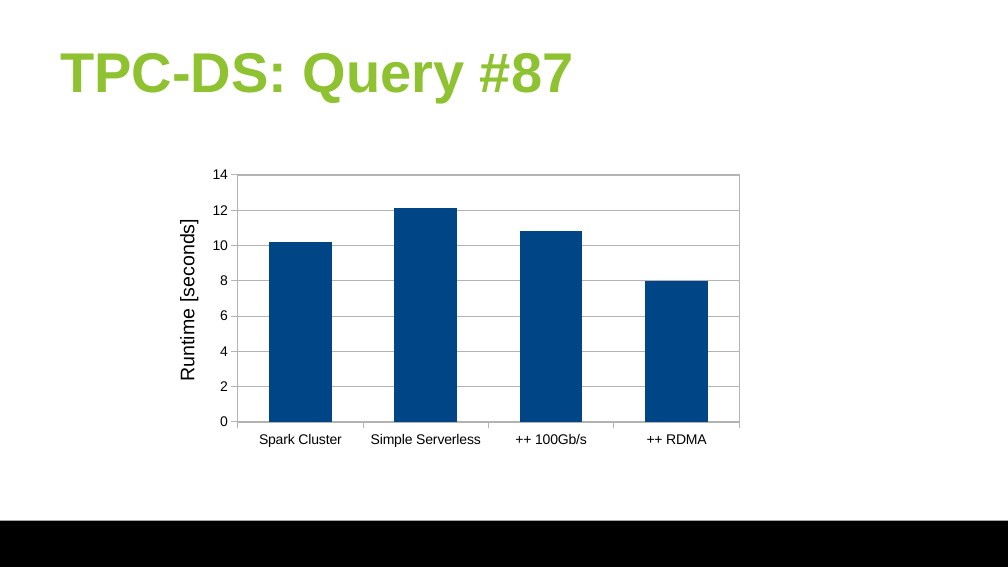
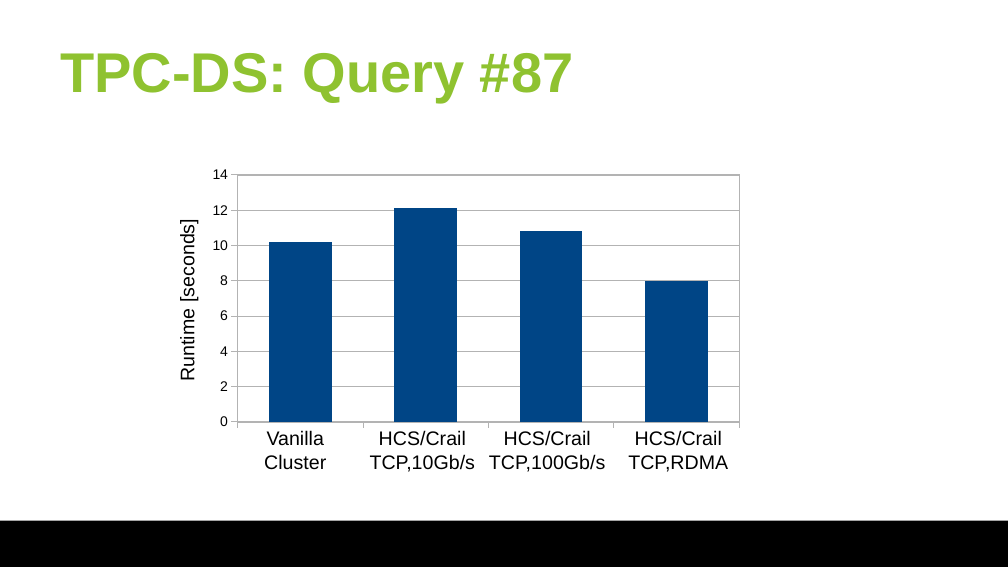
Before and after one commit to huangyibo/spark-summit-18, a slide deck: slide 40 of slides/spark-summit-18.odp. Drawn at 1008x567 pixels with LibreOffice and Linux fonts; fonts in the diff are those of the drawing; background and template pictures are left out. Boxes give left, top, right and bottom in pixels: in the first picture for what was removed or moved away, otherwise in the second. Text is boxed around its words. In the diff, an @@ line names an element or a change of style, - is before the commit and + after.

Commit message:
slides

```diff
--- a/slides/spark-summit-18.odp
+++ b/slides/spark-summit-18.odp
@@ column chart at (x1=202, y1=161, x2=750, y2=454) @@
-categories: Spark Cluster, Simple Serverless, ++ 100Gb/s, ++ RDMA
+categories: Spark Cluster, Simple Serverless, HCS/CRAIL/TCP, HCS/CRAIL/RDMA
@@ text added at (x1=264, y1=430, x2=326, y2=470), 14 pt, text #000000 @@
+Vanilla
+Cluster
@@ text added at (x1=370, y1=430, x2=475, y2=472), 14 pt, text #000000 @@
+HCS/Crail
+TCP,10Gb/s
@@ text added at (x1=489, y1=430, x2=605, y2=472), 14 pt, text #000000 @@
+HCS/Crail
+TCP,100Gb/s
@@ text added at (x1=628, y1=430, x2=728, y2=472), 14 pt, text #000000 @@
+HCS/Crail
+TCP,RDMA
```
Also in this commit, not shown: 8 other slides changed, 1 other file.
